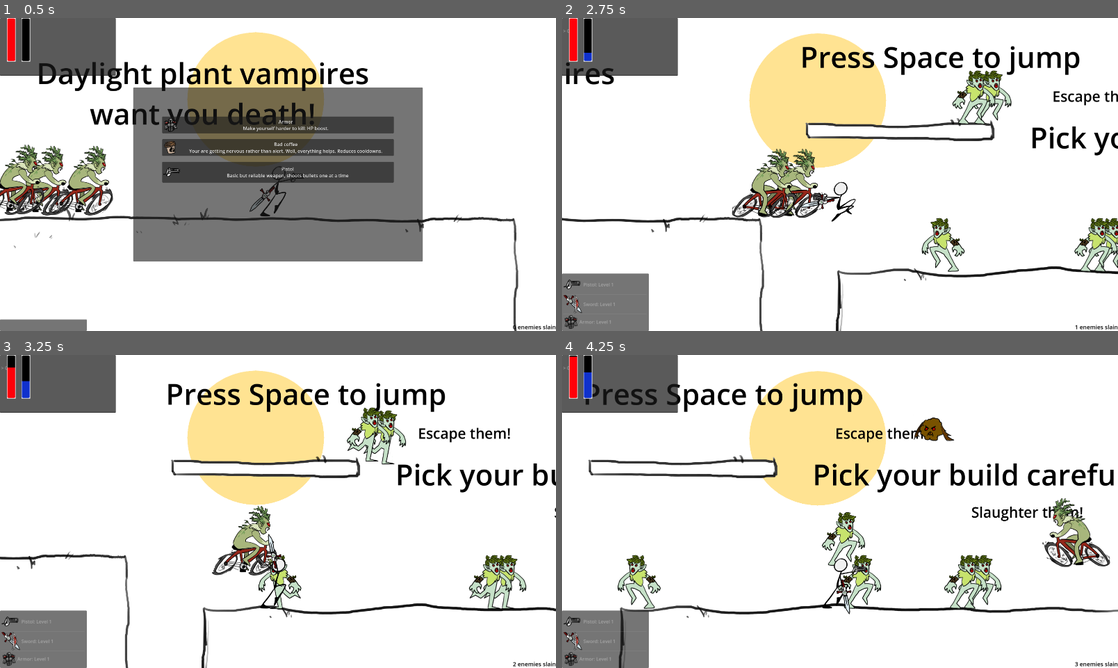
Above: before the commit, frames 1-4 (two rows, left to right).
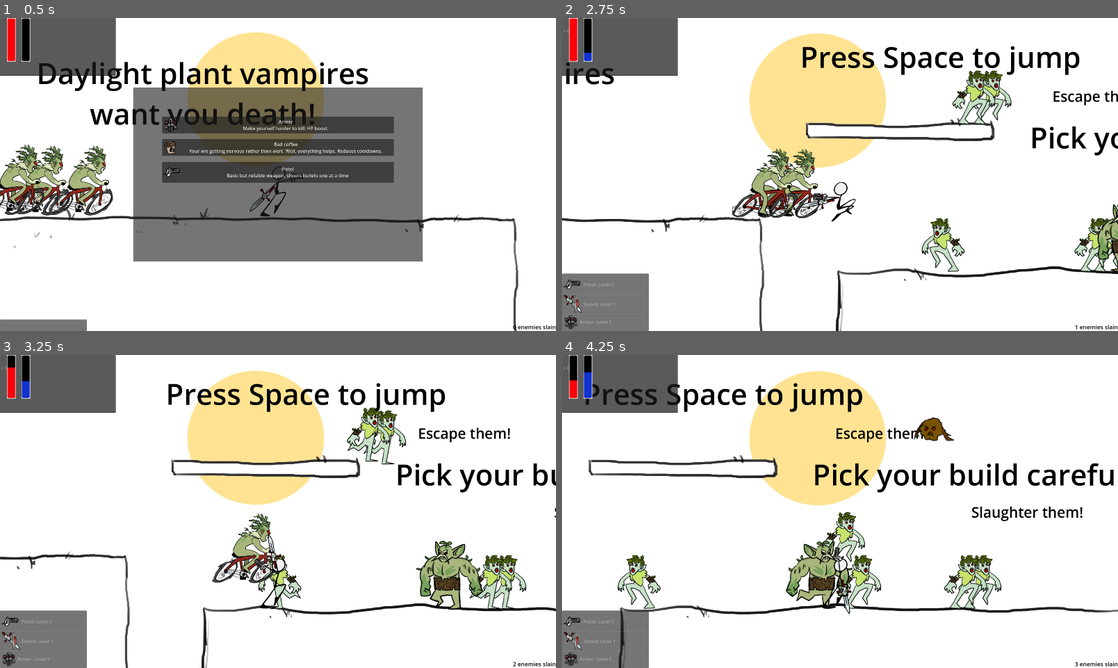
Above: after the commit, the same moments.

Repository: ricargoes/green-dusk
Game: Godot game, scene res://scenes/game.tscn
The game is run twice, just before and just after one commit, with the same random seed, the same clock (stepped at 60 frames per second) and the same inputs. The engine's default icon, where the game draws it, is replaced by a stand-in: a white triangle on a blue panel in a dark square.
Inputs:
- Up to frame 1 (0.5 s): no input
- Up to frame 2 (2.75 s): click "Armor Make yourself harder to…" at 0.5 s; tap Space (jump) at 1.25, 1.52, 2, 2.27 s
- Up to frame 3 (3.25 s): tap Space (jump) at 2.75 s
- Up to frame 4 (4.25 s): tap Space (jump) at 3.5, 3.77 s

Frame 1 is identical in both runs. In frame 2, 0.9% of the frame differs, in the area x 31-100%, y 41-82%; in frame 3, 2.8%, in the area x 38-87%, y 48-82%; in frame 4, 2.7%.

Commit message:
brute enemies

Diff:
--- /dev/null
+++ b/scenes/enemies/brute_enemy.tscn
@@ -0,0 +1,45 @@
+[gd_scene load_steps=7 format=3 uid="uid://3rhsqxis8lrs"]
+
+[ext_resource type="PackedScene" uid="uid://cta648uegc2p3" path="res://scenes/enemies/enemy_biker.tscn" id="1_pq3pv"]
+[ext_resource type="Texture2D" uid="uid://d1khjsddqapn8" path="res://resources/sprites/enemies/bruto1.png" id="2_afu03"]
+[ext_resource type="Texture2D" uid="uid://cl6ky83ponnce" path="res://resources/sprites/enemies/bruto2.png" id="3_ml28s"]
+
+[sub_resource type="SpriteFrames" id="SpriteFrames_ow1ff"]
+animations = [{
+"frames": [{
+"duration": 1.0,
+"texture": ExtResource("2_afu03")
+}, {
+"duration": 1.0,
+"texture": ExtResource("3_ml28s")
+}],
+"loop": true,
+"name": &"default",
+"speed": 5.0
+}]
+
+[sub_resource type="RectangleShape2D" id="RectangleShape2D_5vd0p"]
+size = Vector2(116, 217.5)
+
+[sub_resource type="CapsuleShape2D" id="CapsuleShape2D_83xob"]
+radius = 103.0
+height = 234.0
+
+[node name="BruteEnemy" instance=ExtResource("1_pq3pv")]
+speed = 300.0
+resource_type = 4
+xp_value = 500
+max_life_points = 50.0
+contact_dps = 50.0
+
+[node name="Sprite2D" parent="." index="0"]
+sprite_frames = SubResource("SpriteFrames_ow1ff")
+flip_h = true
+
+[node name="CollisionShape2D" parent="." index="1"]
+position = Vector2(6, 6.25)
+shape = SubResource("RectangleShape2D_5vd0p")
+
+[node name="CollisionShape2D" parent="ContactDamageArea" index="0"]
+position = Vector2(-2, 6)
+shape = SubResource("CapsuleShape2D_83xob")
--- a/scenes/enemies/enemy_biker.tscn
+++ b/scenes/enemies/enemy_biker.tscn
@@ -19,16 +19,17 @@
 "speed": 10.0
 }]
 
-[sub_resource type="RectangleShape2D" id="RectangleShape2D_jy52n"]
-size = Vector2(215, 197.75)
+[sub_resource type="RectangleShape2D" id="RectangleShape2D_v7atp"]
+size = Vector2(132, 212.25)
 
-[sub_resource type="CapsuleShape2D" id="CapsuleShape2D_n4qfx"]
-radius = 58.0
-height = 228.0
+[sub_resource type="CapsuleShape2D" id="CapsuleShape2D_8ijjl"]
+radius = 55.0
+height = 212.0
 
 [node name="EnemyBiker" instance=ExtResource("1_qhg13")]
 script = ExtResource("2_ssoir")
 speed = 800.0
+resource_type = 3
 contact_dps = 10.0
 
 [node name="Sprite2D" parent="." index="0"]
@@ -36,9 +37,9 @@
 autoplay = "default"
 
 [node name="CollisionShape2D" parent="." index="1"]
-position = Vector2(-6, 34.875)
-shape = SubResource("RectangleShape2D_jy52n")
+position = Vector2(10, 27.875)
+shape = SubResource("RectangleShape2D_v7atp")
 
 [node name="CollisionShape2D" parent="ContactDamageArea" index="0"]
-position = Vector2(16, 4)
-shape = SubResource("CapsuleShape2D_n4qfx")
+position = Vector2(19, 28)
+shape = SubResource("CapsuleShape2D_8ijjl")
--- a/scenes/global/pool_manager.gd
+++ b/scenes/global/pool_manager.gd
@@ -7,13 +7,14 @@
 	BASIC_ENEMY,
 	FLYING_ENEMY,
 	BIKER_ENEMY,
+	BRUTE_ENEMY,
 }
 
 const resources_scenes = {
 	PoolResource.BULLET: preload("res://scenes/bullet.tscn"),
-	PoolResource.BASIC_ENEMY: preload("res://scenes/enemies/enermy.tscn"),
+	PoolResource.BASIC_ENEMY: preload("res://scenes/enemies/basic_enemy.tscn"),
 	PoolResource.FLYING_ENEMY: preload("res://scenes/enemies/flying_enemy.tscn"),
-	PoolResource.BIKER_ENEMY: preload("res://scenes/enemies/enemy_biker.tscn"),
+	PoolResource.BRUTE_ENEMY: preload("res://scenes/enemies/brute_enemy.tscn"),
 }
 
 var pool: Dictionary = {}
--- a/scenes/terrain/terrain_chunk_1.tscn
+++ b/scenes/terrain/terrain_chunk_1.tscn
@@ -1,10 +1,11 @@
-[gd_scene load_steps=13 format=3 uid="uid://dfg2gs8kx1te8"]
+[gd_scene load_steps=14 format=3 uid="uid://dfg2gs8kx1te8"]
 
 [ext_resource type="PackedScene" uid="uid://ccld1bpjx1tau" path="res://scenes/terrain/terrain_chunk_base.tscn" id="1_vs7ef"]
 [ext_resource type="PackedScene" uid="uid://bqlyqc1ygoqus" path="res://scenes/enemies/spawner.tscn" id="3_eakqu"]
 [ext_resource type="PackedScene" uid="uid://cv5x51jwgqxsq" path="res://scenes/enemies/basic_enemy.tscn" id="3_fab3p"]
 [ext_resource type="PackedScene" uid="uid://bu35il1yoex0l" path="res://scenes/activador.tscn" id="4_jtunb"]
 [ext_resource type="PackedScene" uid="uid://cta648uegc2p3" path="res://scenes/enemies/enemy_biker.tscn" id="4_l4pkk"]
+[ext_resource type="PackedScene" uid="uid://3rhsqxis8lrs" path="res://scenes/enemies/brute_enemy.tscn" id="5_51bqx"]
 
 [sub_resource type="RectangleShape2D" id="RectangleShape2D_8syfu"]
 size = Vector2(1791, 391)
@@ -64,6 +65,9 @@
 [node name="EnemyBiker3" parent="Enemies" index="9" instance=ExtResource("4_l4pkk")]
 position = Vector2(64, 543)
 
+[node name="BruteEnemy" parent="Enemies" index="10" instance=ExtResource("5_51bqx")]
+position = Vector2(3711, 753)
+
 [node name="Dest1" type="Marker2D" parent="Helpers" index="0"]
 position = Vector2(3594, 795)
 
